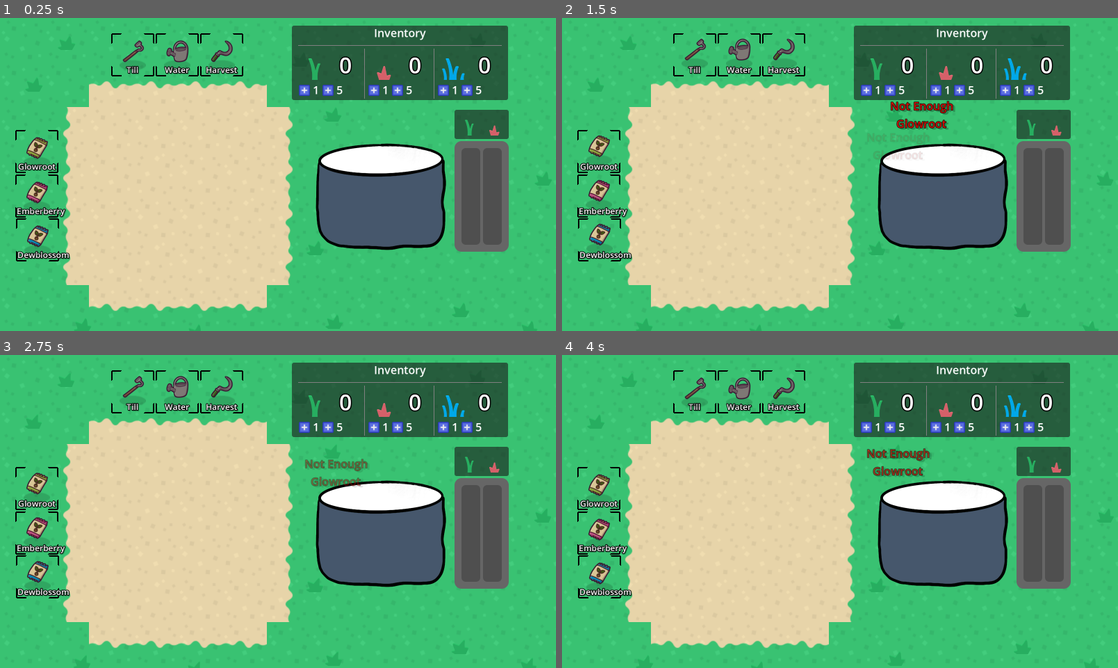
Above: before the commit, frames 1-4 (two rows, left to right).
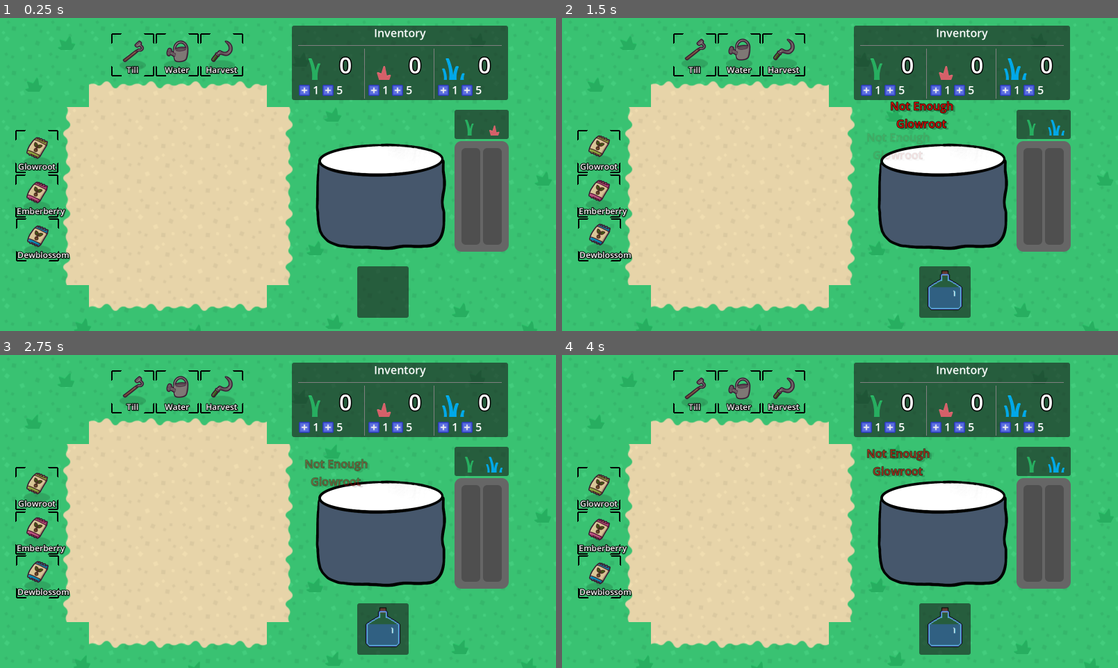
Above: after the commit, the same moments.

Repository: KurzweilTV/godotwild79
Game: Godot game, scene res://gameboard/Main.tscn
Same seed, same stepped clock (60 frames per second), same inputs: the game is played once before the commit and once after it.
Inputs (mouse positions are in pixels of both pictures, inside the frame that each line leads up to):
- Up to frame 1 (0.25 s): no input
- Up to frame 2 (1.5 s): click (867, 89) at 0.5 s; click (890, 89) at 1.25 s
- Up to frame 3 (2.75 s): click (305, 426) at 2 s
- Up to frame 4 (4 s): click (890, 426) at 2.75 s; click (867, 426) at 3.5 s

The runs differ from the first frame. In frame 1, 1.5% of the frame differs, in the area x 64-74%, y 79-96%; in frame 2, 1.6%, in the area x 64-91%, y 32-96%; in frame 3, 1.6%; in frame 4, 1.6%.

Commit message:
order system working
mixture art added

Diff:
--- a/gameboard/cauldron/Cauldron.tscn
+++ b/gameboard/cauldron/Cauldron.tscn
@@ -1,8 +1,9 @@
-[gd_scene load_steps=7 format=3 uid="uid://cbmdebv26mlj"]
+[gd_scene load_steps=8 format=3 uid="uid://cbmdebv26mlj"]
 
 [ext_resource type="Texture2D" uid="uid://q1kkf68480yx" path="res://gameboard/cauldron/art/prototype_cauldron.png" id="1_0tuof"]
 [ext_resource type="Script" uid="uid://dqmvkcu4bxjfe" path="res://gameboard/cauldron/scripts/cauldron.gd" id="1_f7bjt"]
 [ext_resource type="Texture2D" uid="uid://dmd6ijv1sch0n" path="res://gameboard/cauldron/art/prototype_cauldron_liquid.png" id="1_rjscg"]
+[ext_resource type="PackedScene" uid="uid://d4d4kudkat6a4" path="res://gameboard/cauldron/OrderScene.tscn" id="4_51fau"]
 
 [sub_resource type="StyleBoxFlat" id="StyleBoxFlat_f7bjt"]
 bg_color = Color(0.400698, 0.400698, 0.400698, 1)
@@ -109,3 +110,6 @@
 step = 1.0
 fill_mode = 3
 show_percentage = false
+
+[node name="OrderScene" parent="." instance=ExtResource("4_51fau")]
+position = Vector2(-35, 106)
--- /dev/null
+++ b/gameboard/cauldron/OrderScene.tscn
@@ -0,0 +1,30 @@
+[gd_scene load_steps=2 format=3 uid="uid://d4d4kudkat6a4"]
+
+[ext_resource type="Script" uid="uid://bmq80e6ln15b8" path="res://gameboard/cauldron/scripts/order_scene.gd" id="1_fi1xq"]
+
+[node name="OrderScene" type="Node2D"]
+script = ExtResource("1_fi1xq")
+
+[node name="OrderUI" type="Control" parent="."]
+layout_mode = 3
+anchors_preset = 0
+offset_right = 40.0
+offset_bottom = 40.0
+
+[node name="PanelContainer" type="PanelContainer" parent="OrderUI"]
+layout_mode = 0
+offset_right = 40.0
+offset_bottom = 40.0
+
+[node name="MarginContainer" type="MarginContainer" parent="OrderUI/PanelContainer"]
+layout_mode = 2
+theme_override_constants/margin_left = 5
+theme_override_constants/margin_top = 5
+theme_override_constants/margin_right = 5
+theme_override_constants/margin_bottom = 5
+
+[node name="OrderIcon" type="TextureRect" parent="OrderUI/PanelContainer/MarginContainer"]
+unique_name_in_owner = true
+custom_minimum_size = Vector2(64, 64)
+layout_mode = 2
+expand_mode = 1
--- a/gameboard/cauldron/scripts/cauldron.gd
+++ b/gameboard/cauldron/scripts/cauldron.gd
@@ -7,6 +7,7 @@
 @onready var ingredient_2: ProgressBar = %Ingredient2
 @onready var texture_1: TextureRect = %Texture1
 @onready var texture_2: TextureRect = %Texture2
+@onready var order_scene: Node2D = $OrderScene
 
 const DEWBLOSSOM = preload("res://crops/resources/dewblossom.tres")
 const EMBERBERRY = preload("res://crops/resources/emberberry.tres")
@@ -14,10 +15,17 @@
 
 var cook_slots: Dictionary = {}
 
-func _process(delta: float) -> void:
+func _ready() -> void:
+	order_scene.connect("new_order", Callable(self, "set_order"))
+
+func _process(_delta: float) -> void: #HACK this is ugly and lazy as fuck
 	if current_mixture:
 		texture_1.texture = current_mixture.ingredient_1.sprite
 		texture_2.texture = current_mixture.ingredient_2.sprite
+
+func set_order(order: Mixture):
+	print("New order: ", order.mixture_name)
+	current_mixture = order
 
 func update_liquid_color():
 	var total_quantity = 0
@@ -88,8 +96,6 @@
 	texture_1.texture = null
 	texture_2.texture = null
 
-
-
 func _on_add_glowroot_one_pressed() -> void:
 	add_ingredient(GLOWROOT, 1)
 
--- /dev/null
+++ b/gameboard/cauldron/scripts/order_scene.gd
@@ -0,0 +1,39 @@
+extends Node2D
+
+signal new_order(order: Mixture)
+
+const BLAZEBLOOM = preload("res://mixtures/blazebloom.tres")
+const DISTILLED_DEWBERRY = preload("res://mixtures/distilled_dewberry.tres")
+const DISTILLED_EMBERBERRY = preload("res://mixtures/distilled_emberberry.tres")
+const DISTILLED_GLOWROOT = preload("res://mixtures/distilled_glowroot.tres")
+const GLOWDEW = preload("res://mixtures/glowdew.tres")
+const STEAM_TONIC = preload("res://mixtures/steam_tonic.tres")
+
+@onready var order_icon: TextureRect = %OrderIcon
+
+@export var current_order : Mixture
+@export var next_order : Mixture
+
+var mixture_list : Array[Mixture] = [
+	GLOWDEW,
+	BLAZEBLOOM,
+	STEAM_TONIC,
+	DISTILLED_DEWBERRY,
+	DISTILLED_EMBERBERRY,
+	DISTILLED_GLOWROOT,
+	]
+
+var upcoming_orders : Array
+
+func _ready() -> void:
+	randomize()
+	await get_tree().create_timer(1).timeout
+	add_order(mixture_list.pick_random())
+
+func add_order(order: Mixture):
+	current_order = order
+	update_order_icon()
+	new_order.emit(current_order)
+
+func update_order_icon():
+	order_icon.texture = current_order.mixture_icon
--- a/mixtures/blazebloom.tres
+++ b/mixtures/blazebloom.tres
@@ -1,8 +1,9 @@
-[gd_resource type="Resource" script_class="Mixture" load_steps=4 format=3 uid="uid://csldgrsgrf1im"]
+[gd_resource type="Resource" script_class="Mixture" load_steps=5 format=3 uid="uid://csldgrsgrf1im"]
 
 [ext_resource type="Resource" uid="uid://dlyk8fml2ohod" path="res://crops/resources/glowroot.tres" id="1_ckw00"]
 [ext_resource type="Script" uid="uid://dcolyfj2k0sko" path="res://mixtures/scripts/mixtures.gd" id="1_j7sjh"]
 [ext_resource type="Resource" uid="uid://cu4xalpgv2p7h" path="res://crops/resources/emberberry.tres" id="2_advmb"]
+[ext_resource type="Texture2D" uid="uid://lpwdll38dbho" path="res://mixtures/art/blazebloom.png" id="3_advmb"]
 
 [resource]
 script = ExtResource("1_j7sjh")
@@ -11,4 +12,5 @@
 ingredient_1_amount = 6
 ingredient_2 = ExtResource("2_advmb")
 ingredient_2_amount = 6
+mixture_icon = ExtResource("3_advmb")
 metadata/_custom_type_script = "uid://dcolyfj2k0sko"
--- a/mixtures/distilled_dewberry.tres
+++ b/mixtures/distilled_dewberry.tres
@@ -1,13 +1,15 @@
-[gd_resource type="Resource" script_class="Mixture" load_steps=3 format=3 uid="uid://c3c3gvwrnwym5"]
+[gd_resource type="Resource" script_class="Mixture" load_steps=4 format=3 uid="uid://c3c3gvwrnwym5"]
 
 [ext_resource type="Script" uid="uid://dcolyfj2k0sko" path="res://mixtures/scripts/mixtures.gd" id="1_q11m2"]
 [ext_resource type="Resource" uid="uid://7k0t487li10y" path="res://crops/resources/dewblossom.tres" id="1_ra3o0"]
+[ext_resource type="Texture2D" uid="uid://dsfk1yk7amr1y" path="res://mixtures/art/dewblossom_distill.png" id="2_jsgtc"]
 
 [resource]
 script = ExtResource("1_q11m2")
-mixture_name = ""
+mixture_name = "Concentrated Dewblossom"
 ingredient_1 = ExtResource("1_ra3o0")
-inveredient_1_amount = 6
+ingredient_1_amount = 6
 ingredient_2 = ExtResource("1_ra3o0")
-inveredient_2_amount = 6
+ingredient_2_amount = 6
+mixture_icon = ExtResource("2_jsgtc")
 metadata/_custom_type_script = "uid://dcolyfj2k0sko"
--- a/mixtures/distilled_emberberry.tres
+++ b/mixtures/distilled_emberberry.tres
@@ -1,13 +1,15 @@
-[gd_resource type="Resource" script_class="Mixture" load_steps=3 format=3 uid="uid://cmcy2l7wib38c"]
+[gd_resource type="Resource" script_class="Mixture" load_steps=4 format=3 uid="uid://cmcy2l7wib38c"]
 
 [ext_resource type="Resource" uid="uid://cu4xalpgv2p7h" path="res://crops/resources/emberberry.tres" id="1_8wj4n"]
 [ext_resource type="Script" uid="uid://dcolyfj2k0sko" path="res://mixtures/scripts/mixtures.gd" id="1_qyl7h"]
+[ext_resource type="Texture2D" uid="uid://0qnqfsne0s35" path="res://mixtures/art/ember_distill.png" id="2_rb61r"]
 
 [resource]
 script = ExtResource("1_qyl7h")
-mixture_name = ""
+mixture_name = "Concentrated Emberberry"
 ingredient_1 = ExtResource("1_8wj4n")
-inveredient_1_amount = 6
+ingredient_1_amount = 6
 ingredient_2 = ExtResource("1_8wj4n")
-inveredient_2_amount = 6
+ingredient_2_amount = 6
+mixture_icon = ExtResource("2_rb61r")
 metadata/_custom_type_script = "uid://dcolyfj2k0sko"
--- a/mixtures/distilled_glowroot.tres
+++ b/mixtures/distilled_glowroot.tres
@@ -1,13 +1,15 @@
-[gd_resource type="Resource" script_class="Mixture" load_steps=3 format=3 uid="uid://lhd18hb20my0"]
+[gd_resource type="Resource" script_class="Mixture" load_steps=4 format=3 uid="uid://lhd18hb20my0"]
 
 [ext_resource type="Script" uid="uid://dcolyfj2k0sko" path="res://mixtures/scripts/mixtures.gd" id="1_lkvcf"]
 [ext_resource type="Resource" uid="uid://dlyk8fml2ohod" path="res://crops/resources/glowroot.tres" id="1_rbodb"]
+[ext_resource type="Texture2D" uid="uid://b5qqagcfl8dgd" path="res://mixtures/art/glowroot_distill.png" id="2_owylv"]
 
 [resource]
 script = ExtResource("1_lkvcf")
 mixture_name = "Concentrated Glowroot"
 ingredient_1 = ExtResource("1_rbodb")
-inveredient_1_amount = 6
+ingredient_1_amount = 6
 ingredient_2 = ExtResource("1_rbodb")
-inveredient_2_amount = 6
+ingredient_2_amount = 6
+mixture_icon = ExtResource("2_owylv")
 metadata/_custom_type_script = "uid://dcolyfj2k0sko"
--- a/mixtures/glowdew.tres
+++ b/mixtures/glowdew.tres
@@ -1,14 +1,16 @@
-[gd_resource type="Resource" script_class="Mixture" load_steps=4 format=3 uid="uid://cj2dul3b8lcug"]
+[gd_resource type="Resource" script_class="Mixture" load_steps=5 format=3 uid="uid://cj2dul3b8lcug"]
 
 [ext_resource type="Resource" uid="uid://dlyk8fml2ohod" path="res://crops/resources/glowroot.tres" id="1_40sbm"]
 [ext_resource type="Script" uid="uid://dcolyfj2k0sko" path="res://mixtures/scripts/mixtures.gd" id="1_chv8r"]
 [ext_resource type="Resource" uid="uid://7k0t487li10y" path="res://crops/resources/dewblossom.tres" id="2_uujp1"]
+[ext_resource type="Texture2D" uid="uid://c7bp53yoc11mb" path="res://mixtures/art/lumindew.png" id="3_uujp1"]
 
 [resource]
 script = ExtResource("1_chv8r")
 mixture_name = "Glowdew"
 ingredient_1 = ExtResource("1_40sbm")
-inveredient_1_amount = 6
+ingredient_1_amount = 6
 ingredient_2 = ExtResource("2_uujp1")
-inveredient_2_amount = 2
+ingredient_2_amount = 4
+mixture_icon = ExtResource("3_uujp1")
 metadata/_custom_type_script = "uid://dcolyfj2k0sko"
--- a/mixtures/steam_tonic.tres
+++ b/mixtures/steam_tonic.tres
@@ -1,14 +1,16 @@
-[gd_resource type="Resource" script_class="Mixture" load_steps=4 format=3 uid="uid://855p7qphhbd1"]
+[gd_resource type="Resource" script_class="Mixture" load_steps=5 format=3 uid="uid://855p7qphhbd1"]
 
 [ext_resource type="Resource" uid="uid://cu4xalpgv2p7h" path="res://crops/resources/emberberry.tres" id="1_l81tg"]
 [ext_resource type="Script" uid="uid://dcolyfj2k0sko" path="res://mixtures/scripts/mixtures.gd" id="1_u535j"]
 [ext_resource type="Resource" uid="uid://7k0t487li10y" path="res://crops/resources/dewblossom.tres" id="2_hb8ff"]
+[ext_resource type="Texture2D" uid="uid://c4unevvomk40" path="res://mixtures/art/steamtonic.png" id="3_hb8ff"]
 
 [resource]
 script = ExtResource("1_u535j")
 mixture_name = "SteamTonic"
 ingredient_1 = ExtResource("1_l81tg")
-inveredient_1_amount = 8
+ingredient_1_amount = 4
 ingredient_2 = ExtResource("2_hb8ff")
-inveredient_2_amount = 6
+ingredient_2_amount = 6
+mixture_icon = ExtResource("3_hb8ff")
 metadata/_custom_type_script = "uid://dcolyfj2k0sko"
Not shown, added: gameboard/cauldron/scripts/order_scene.gd.uid
Binary file added: mixtures/art/blazebloom.png
Binary file added: mixtures/art/bottle.aseprite
Binary file added: mixtures/art/dewblossom_distill.png
Binary file added: mixtures/art/ember_distill.png
Binary file added: mixtures/art/glowroot_distill.png
Binary file added: mixtures/art/lumindew.png
Binary file added: mixtures/art/steamtonic.png
